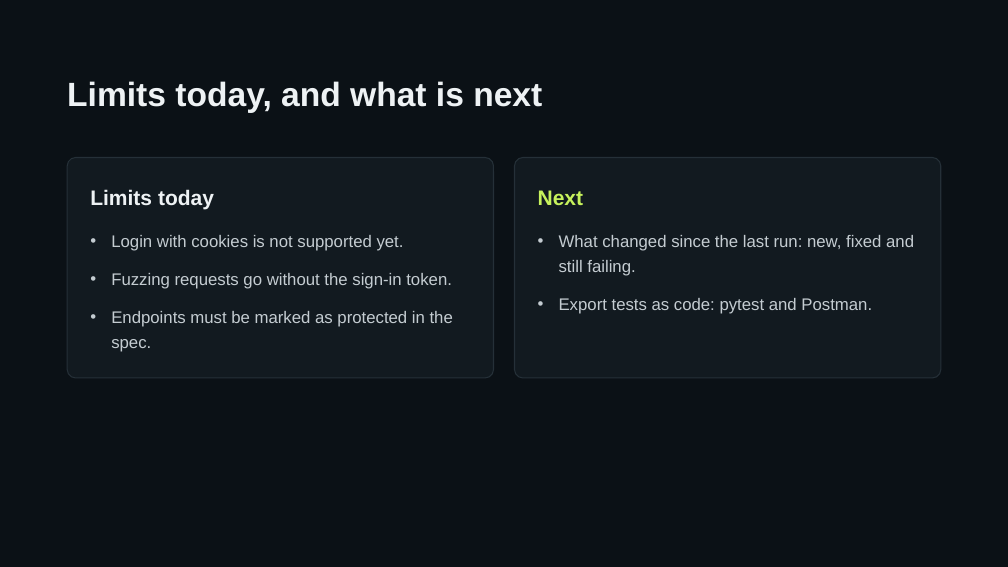
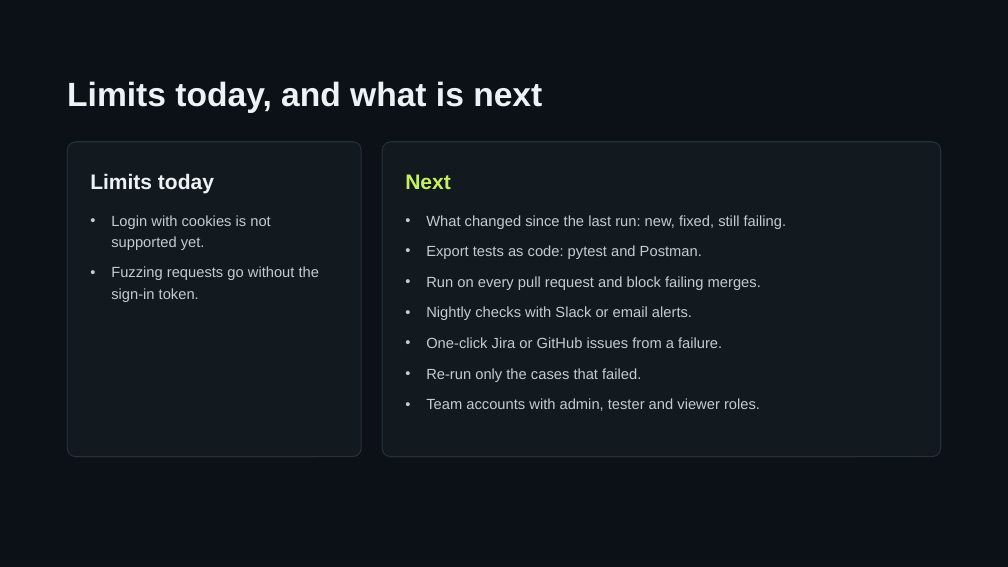
Before and after one commit to sp18-aditya-goswami/testpilot-ai, a slide deck: slide 8 of docs/demo/TestPilot-AI-demo.pptx. Drawn at 1008x567 pixels with LibreOffice and Linux fonts; fonts in the diff are those of the drawing. Boxes give left, top, right and bottom in pixels: in the first picture for what was removed or moved away, otherwise in the second. Text is boxed around its words. In the diff, an @@ line names an element or a change of style, - is before the commit and + after.

```diff
--- a/docs/demo/TestPilot-AI-demo.pptx
+++ b/docs/demo/TestPilot-AI-demo.pptx
@@ rounded rectangle at (67, 142, 361, 457): proportions changed @@
@@ rounded rectangle: place and size @@
-rounded rectangle at (67, 157, 494, 378)
+rounded rectangle at (67, 142, 361, 457)
@@ rounded rectangle: place and size @@
-rounded rectangle at (515, 157, 941, 378)
+rounded rectangle at (383, 142, 941, 457)
@@ rounded rectangle at (383, 142, 941, 457): proportions changed @@
@@ text "Limits today": place and size @@
-text "Limits today" at (90, 189, 214, 209)
+text "Limits today" at (90, 173, 214, 194)
@@ text "Next": place and size @@
-text "Next" at (538, 190, 584, 205)
+text "Next" at (405, 174, 451, 189)
@@ text "Login with cookies is not ...": place and size @@
-text "Login with cookies is not ..." at (111, 235, 453, 352)
+text "Login with cookies is not ..." at (111, 215, 319, 302)
@@ text "Login with cookies is not ..." at (111, 215, 319, 302): size 16 to 14 pt; line spacing 1.25 to 1.2; less space between paragraphs @@
@@ text "What changed since the last ...": place and size @@
-text "What changed since the last ..." at (559, 235, 914, 314)
+text "What changed since the last ..." at (426, 215, 787, 411)
@@ text at (426, 215, 787, 229): text changed; size 16 to 14 pt @@
-• What changed since the last run: new, fixed and still failing.
+• What changed since the last run: new, fixed, still failing.
@@ text at (426, 245, 702, 259): size 16 to 14 pt in "Export tests as code: pytest and Postman."; line spacing 1.25 to 1.2; more space between paragraphs @@
@@ text at (426, 276, 761, 411): paragraphs added @@
+• Run on every pull request and block failing merges.
+• Nightly checks with Slack or email alerts.
+• One-click Jira or GitHub issues from a failure.
+• Re-run only the cases that failed.
+• Team accounts with admin, tester and viewer roles.
@@ text at (111, 311, 453, 352): paragraph removed @@
-• Endpoints must be marked as protected in the spec.
```
Also in this commit, not shown: 3 other files.
